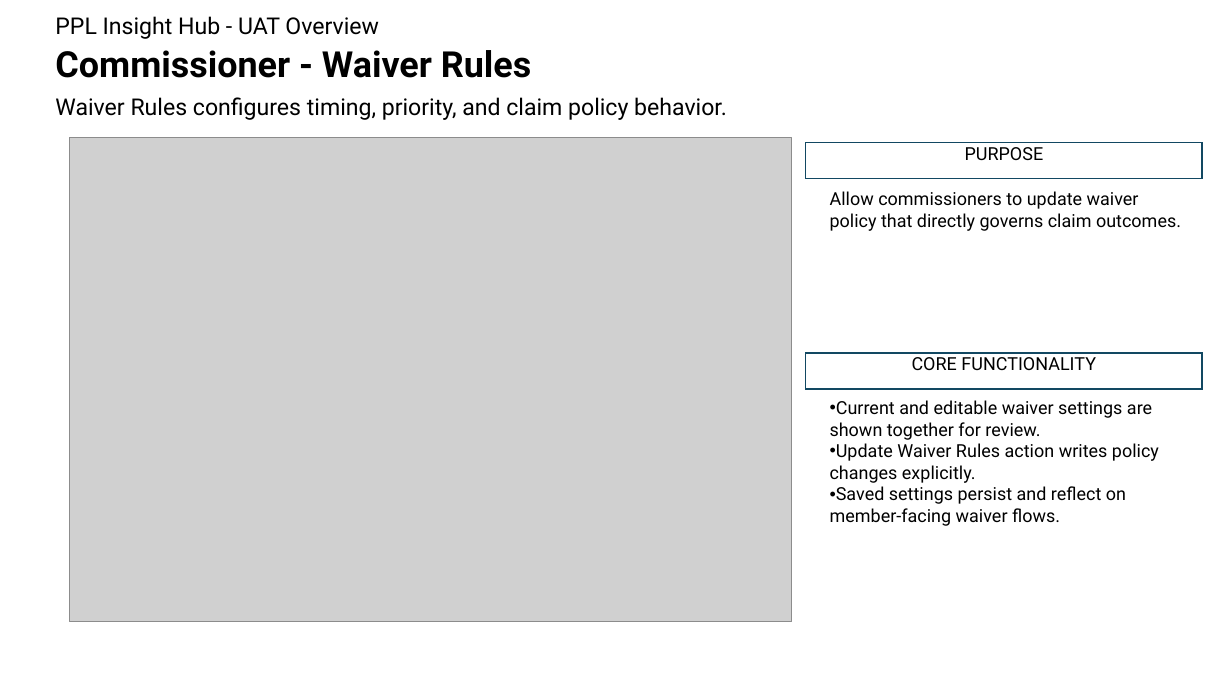
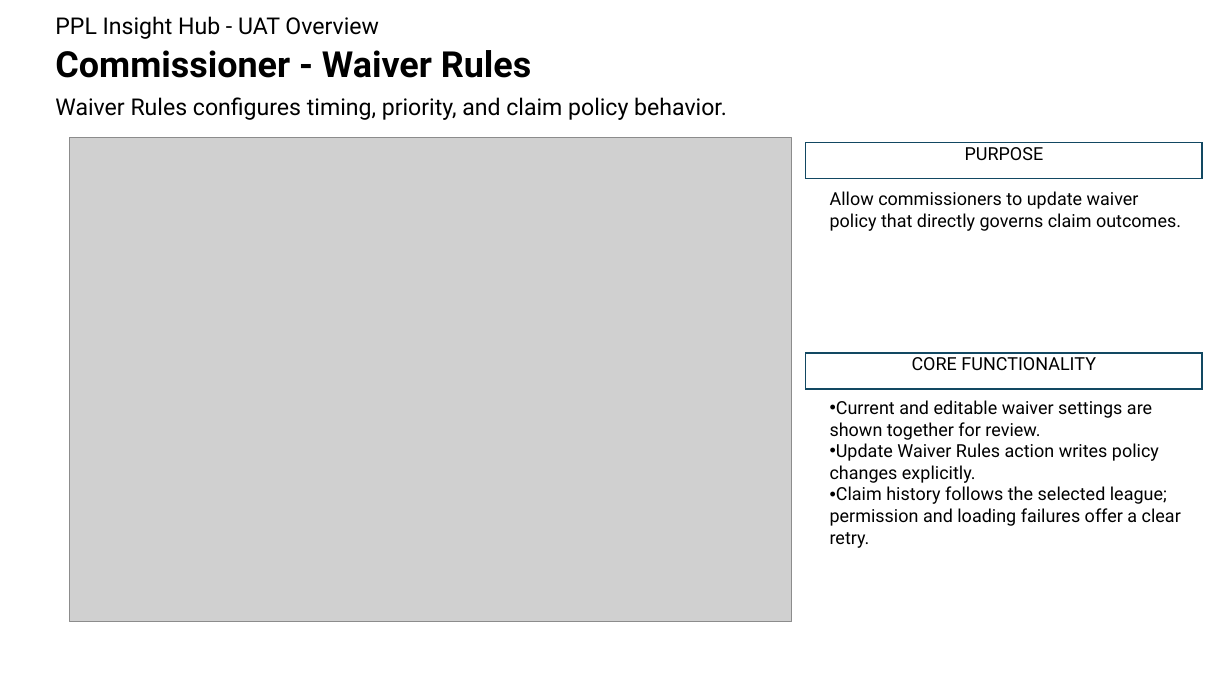
Before and after one commit to NPGrant81/fantasy-football-pi, a slide deck: slide 19 of docs/uat/uat_overview.pptx. Drawn at 1232x693 pixels with LibreOffice and Linux fonts; fonts in the diff are those of the drawing; grey boxes stand for pictures. Boxes give left, top, right and bottom in pixels: in the first picture for what was removed or moved away, otherwise in the second. Text is boxed around its words. In the diff, an @@ line names an element or a change of style, - is before the commit and + after.

```diff
--- a/docs/uat/uat_overview.pptx
+++ b/docs/uat/uat_overview.pptx
@@ text at box(830, 486, 1181, 548): text changed @@
-• Saved settings persist and reflect on member-facing waiver flows.
+• Claim history follows the selected league; permission and loading failures offer a clear retry.
```
Also in this commit, not shown: 25 other files.
